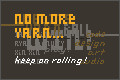
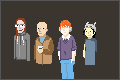
Two versions of the same layered image (w=120, h=80). Layer-by-layer changes:
added layer "Layer 1" above "lose text" over (14, 18, 97, 79)
hid "lose text" over (15, 14, 87, 65)
hid "lost background" over (1, 14, 119, 79)
hid "credits text" over (15, 14, 105, 64)
hid "start text" over (1, 24, 119, 54)
hid "win text" over (27, 30, 91, 50)
